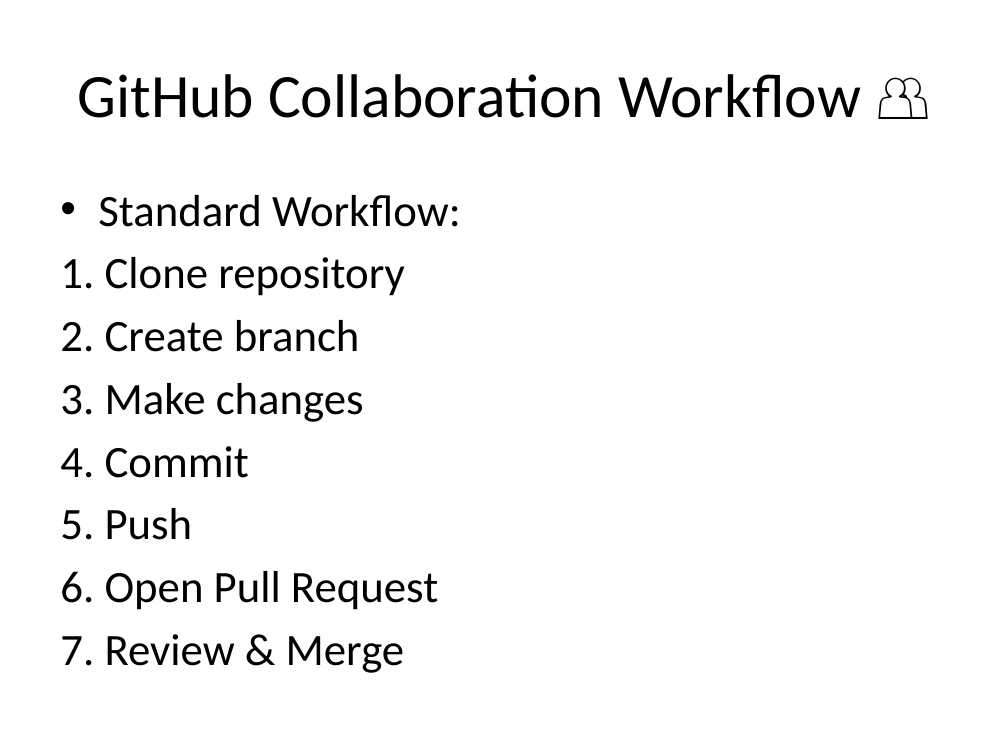
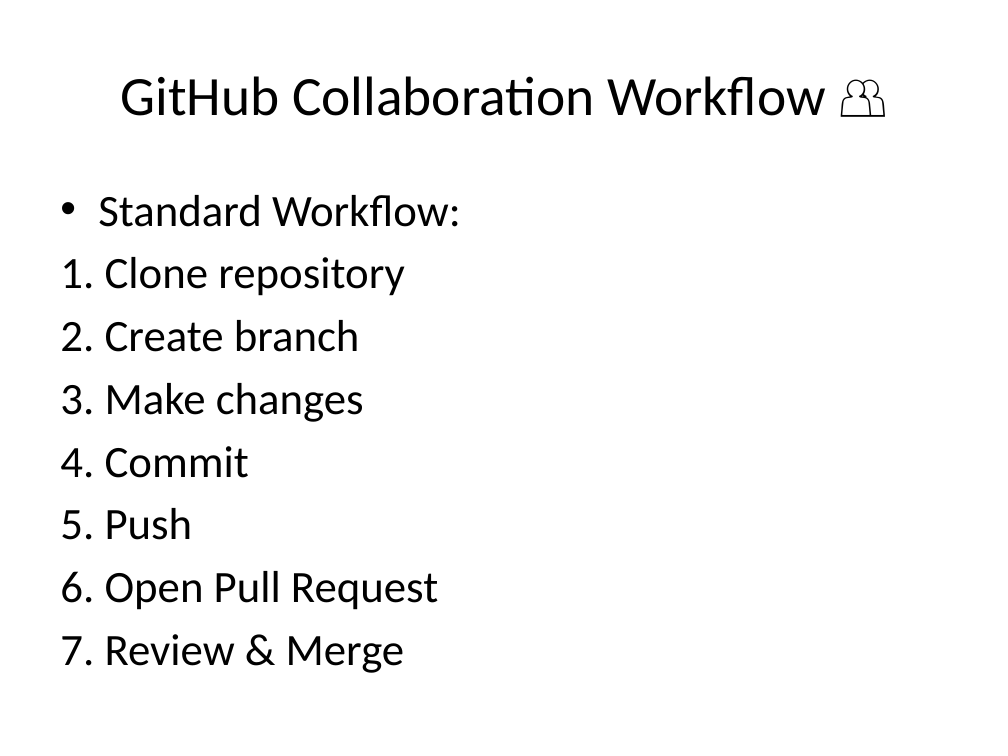
Before and after one commit to AdithyaG-911/DS-AI-ML, a slide deck: slide 16 of data/Git_Advanced_Presentation.pptx. Drawn at 1008x756 pixels with LibreOffice and Linux fonts; fonts in the diff are those of the drawing. Boxes give left, top, right and bottom in pixels: in the first picture for what was removed or moved away, otherwise in the second. Text is boxed around its words. In the diff, an @@ line names an element or a change of style, - is before the commit and + after.

```diff
--- a/data/Git_Advanced_Presentation.pptx
+++ b/data/Git_Advanced_Presentation.pptx
@@ title "GitHub Collaboration Workflow 👥" at (121, 76, 826, 116): size 44 to 39.6 pt @@
```
Also in this commit, not shown: 2 other slides changed, 14 other files.
